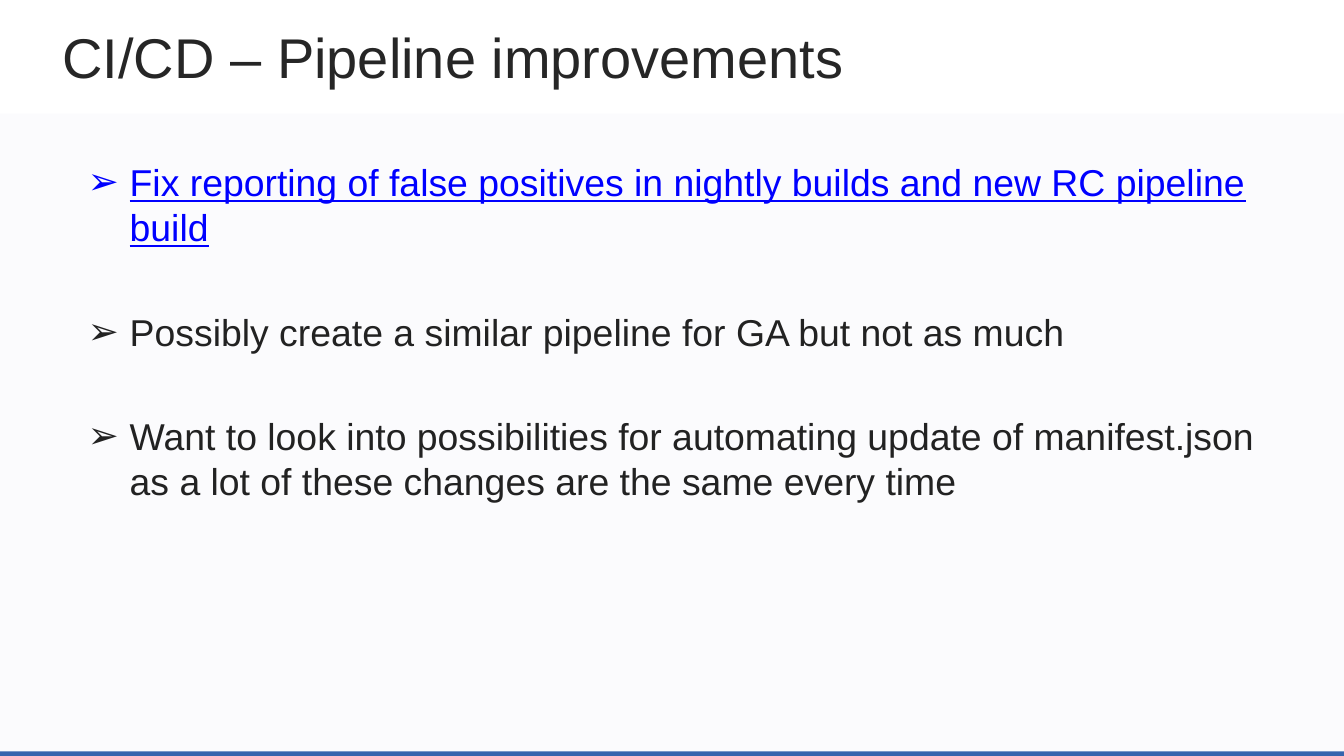
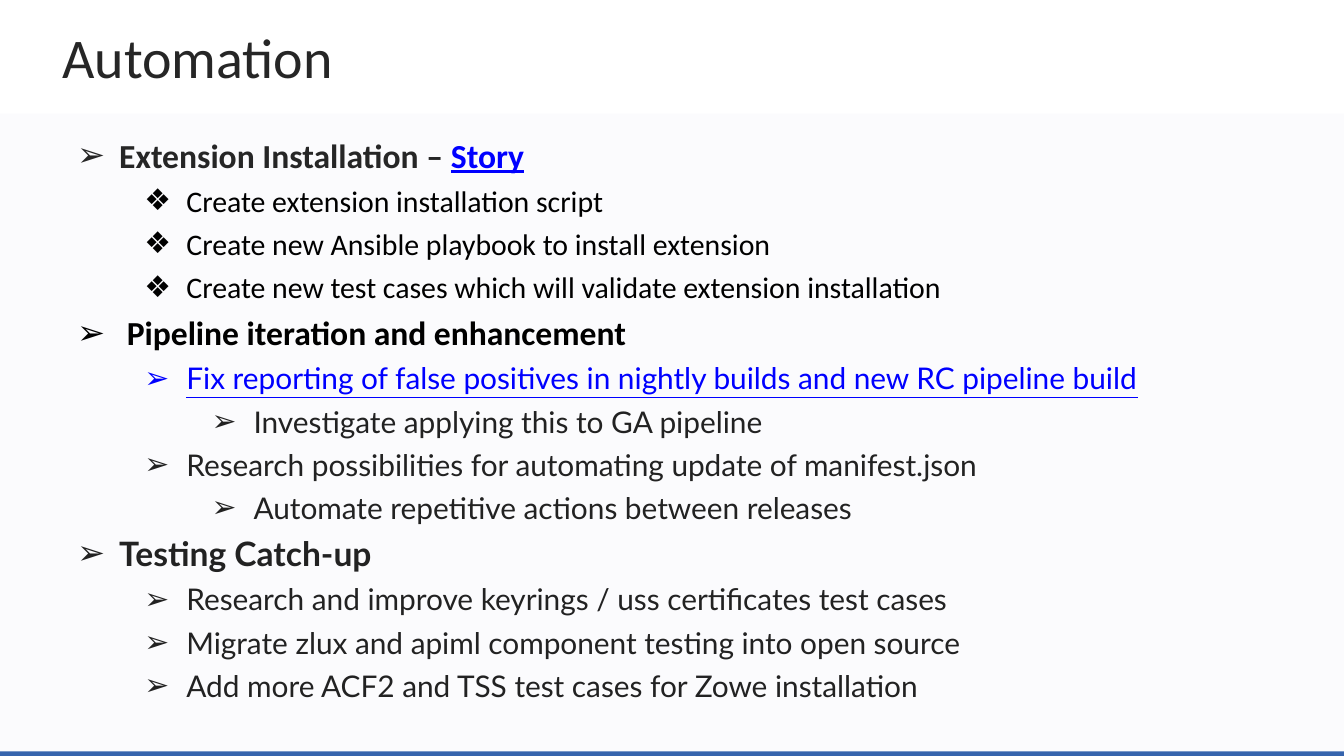
Before and after one commit to zowe/community, a slide deck: slide 16 of Project Management/PI Planning/20PI4 Planning/Zowe Community Squad Focus for 20PI4.pptx (slide 19 before the commit). Drawn at 1344x756 pixels with LibreOffice and Linux fonts; fonts in the diff are those of the drawing; background and template pictures are left out. Boxes give left, top, right and bottom in pixels: in the first picture for what was removed or moved away, otherwise in the second. Text is boxed around its words. In the diff, an @@ line names an element or a change of style, - is before the commit and + after.

```diff
--- a/Project Management/PI Planning/20PI4 Planning/Zowe Community Squad Focus for 20PI4.pptx
+++ b/Project Management/PI Planning/20PI4 Planning/Zowe Community Squad Focus for 20PI4.pptx
@@ text at (62, 39, 333, 79): text changed; font Arial to Calibri @@
-CI/CD – Pipeline improvements
+Automation
@@ text "Extension Installation – Story": place and size @@
-text "Extension Installation – Story" at (130, 169, 1254, 503)
+text "Extension Installation – Story" at (119, 144, 1137, 698)
@@ text at (119, 144, 940, 351): paragraphs added @@
+➢ Extension Installation – Story
+  ❖ Create extension installation script
+  ❖ Create new Ansible playbook to install extension
+  ❖ Create new test cases which will validate extension installation
+➢ Pipeline iteration and enhancement
@@ text at (186, 367, 1137, 395): size 20 to 16 pt, font Arial to Lato in "Fix reporting of false positives in nightly ..."; list level 1 to 2 in "Fix reporting of false positives ..." @@
@@ text at (119, 411, 977, 698): text changed; size 20 to 16 pt; font Arial to Lato @@
-➢ Possibly create a similar pipeline for GA but not as much
-➢ Want to look into possibilities for automating update of manifest.json as a lot of these changes are the same every time
+    ➢ Investigate applying this to GA pipeline
+  ➢ Research possibilities for automating update of manifest.json
+    ➢ Automate repetitive actions between releases
+➢ Testing Catch-up
+  ➢ Research and improve keyrings / uss certificates test cases
+  ➢ Migrate zlux and apiml component testing into open source
+  ➢ Add more ACF2 and TSS test cases for Zowe installation
```
Also in this commit, not shown: 5 other slides changed, 2 slides added, 4 slides removed.
